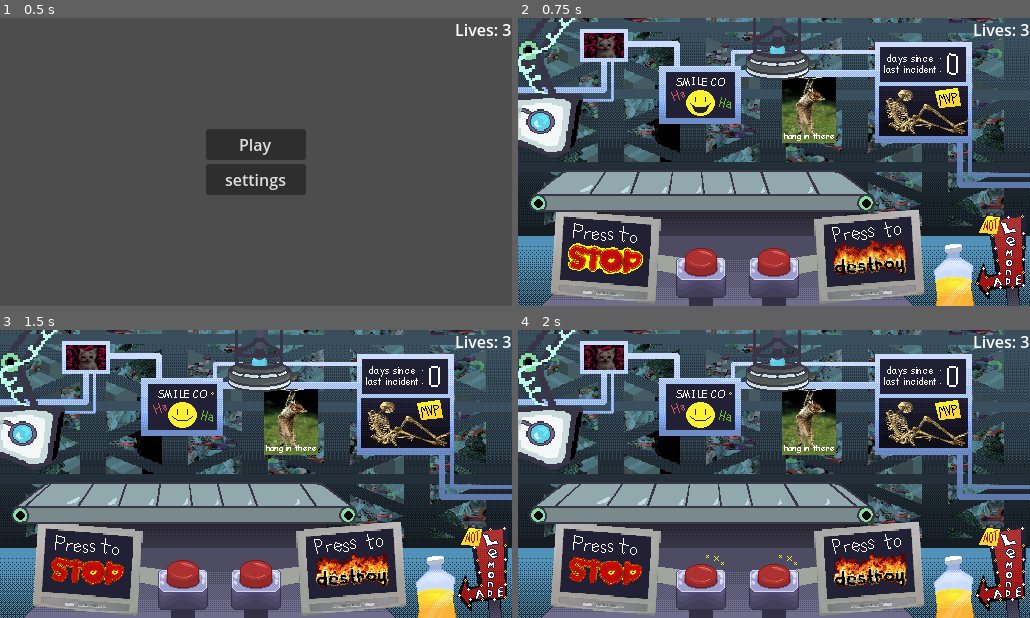
Above: before the commit, frames 1-4 (two rows, left to right).
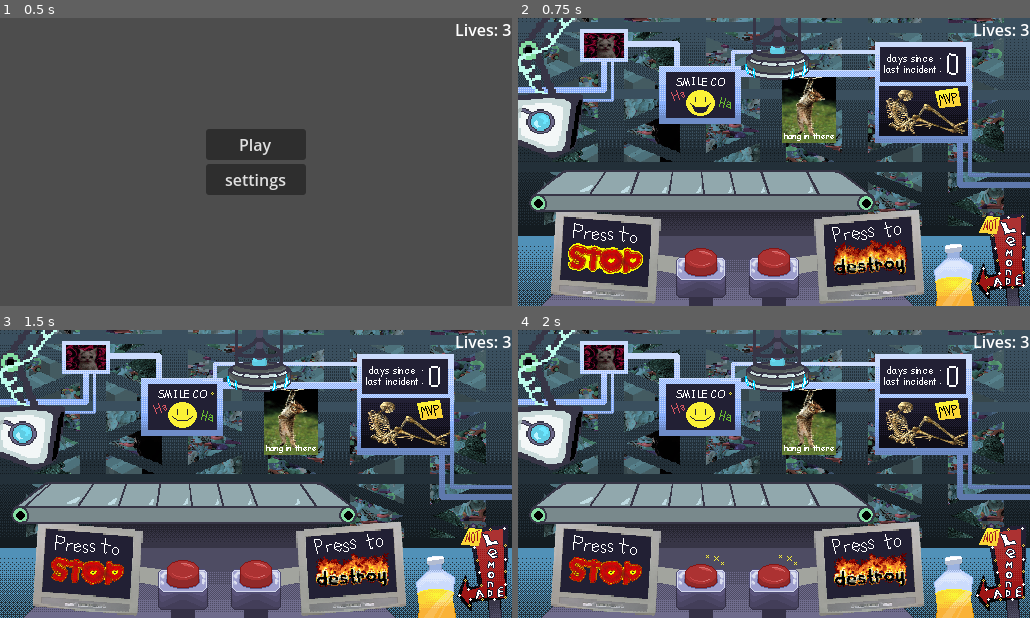
Above: after the commit, the same moments.

Repository: vincentcmartinez/holdit
Game: Godot game, scene res://src/game container/game_container.tscn
The game is run twice, just before and just after one commit, with the same random seed, the same clock (stepped at 60 frames per second) and the same inputs. The engine's default icon, where the game draws it, is replaced by a stand-in: a white triangle on a blue panel in a dark square.
Inputs (mouse positions are in pixels of both pictures, inside the frame that each line leads up to):
- Up to frame 1 (0.5 s): no input
- Up to frame 2 (0.75 s): click "Play" at 0.5 s
- Up to frame 3 (1.5 s): tap Enter (ui_accept) at 1.25 s; move the mouse to (368, 459) at 1.27 s; press the mouse at (368, 459) at 1.28 s
- Up to frame 4 (2 s): tap Enter (ui_accept) at 1.52 s; tap Space (space) at 1.55 s

Frame 1 is identical in both runs. In frame 2, less than 0.1% of the frame differs, in the area x 44-57%, y 15-22%; in frame 3, less than 0.1%; in frame 4, 0.8%, in the area x 7-67%, y 15-62%.

Commit message:
trash press collide animation

Diff:
--- /dev/null
+++ b/hold-it!/src/game container/destroy_button.gd
@@ -0,0 +1,26 @@
+extends Node2D
+
+@onready var sprite : AnimatedSprite2D
+@onready var paused : bool = false
+
+
+# Called when the node enters the scene tree for the first time.
+func _ready() -> void:
+	sprite = $AnimatedSprite2D
+	SignalBus.connect("destroy_finished", _on_destroy_finished)
+
+func _input(event):
+	if(event.is_action_pressed("space") && !get_tree().paused && !paused):
+		activate_destroy()
+	if(event.is_action_pressed("left_click") && !get_tree().paused && !paused):
+		var pos_diff = abs(get_viewport().get_mouse_position() - sprite.global_position)
+		if(pos_diff.x <= 32 and pos_diff.y <= 32):
+			activate_destroy()
+
+func _on_destroy_finished():
+	paused = false
+
+func activate_destroy():
+	sprite.play("pressed")
+	SignalBus.emit_signal("activate_destroy")
+	paused = true
--- a/hold-it!/src/game container/signalbus.gd
+++ b/hold-it!/src/game container/signalbus.gd
@@ -2,6 +2,8 @@
 
 signal fix_button_pressed(part:ToyPart)
 signal hold_it
+signal activate_destroy
+signal destroy_finished
 signal minigame_started
 signal minigame_finished
 signal life_lost
--- /dev/null
+++ b/hold-it!/src/game container/trash_press.gd
@@ -0,0 +1,11 @@
+extends Node2D
+
+
+# Called when the node enters the scene tree for the first time.
+func _ready() -> void:
+	pass # Replace with function body.
+
+
+# Called every frame. 'delta' is the elapsed time since the previous frame.
+func _process(delta: float) -> void:
+	pass
--- a/hold-it!/src/game container/trash_press.tscn
+++ b/hold-it!/src/game container/trash_press.tscn
@@ -61,13 +61,66 @@
 "duration": 1.0,
 "texture": SubResource("AtlasTexture_0ar4p")
 }],
-"loop": true,
+"loop": false,
 "name": &"default",
 "speed": 12.0
 }]
+
+[sub_resource type="RectangleShape2D" id="RectangleShape2D_4dqxv"]
+size = Vector2(61, 20)
+
+[sub_resource type="Animation" id="Animation_872cm"]
+resource_name = "destroy"
+length = 0.7
+tracks/0/type = "value"
+tracks/0/imported = false
+tracks/0/enabled = true
+tracks/0/path = NodePath("..:position")
+tracks/0/interp = 2
+tracks/0/loop_wrap = true
+tracks/0/keys = {
+"times": PackedFloat32Array(0, 0.433333, 0.666667),
+"transitions": PackedFloat32Array(1, 1, 1),
+"update": 0,
+"values": [Vector2(0, 0), Vector2(0, 105), Vector2(0, 0)]
+}
+
+[sub_resource type="Animation" id="Animation_y562o"]
+length = 0.001
+tracks/0/type = "value"
+tracks/0/imported = false
+tracks/0/enabled = true
+tracks/0/path = NodePath("..:position")
+tracks/0/interp = 1
+tracks/0/loop_wrap = true
+tracks/0/keys = {
+"times": PackedFloat32Array(0),
+"transitions": PackedFloat32Array(1),
+"update": 0,
+"values": [Vector2(0, 0)]
+}
+
+[sub_resource type="AnimationLibrary" id="AnimationLibrary_wk27i"]
+_data = {
+"RESET": SubResource("Animation_y562o"),
+"destroy": SubResource("Animation_872cm")
+}
 
 [node name="trash_press" type="Node2D"]
 
 [node name="AnimatedSprite2D" type="AnimatedSprite2D" parent="."]
 sprite_frames = SubResource("SpriteFrames_iw8xj")
-frame_progress = 0.92435
+frame = 1
+frame_progress = 0.296614
+
+[node name="AnimatableBody2D" type="AnimatableBody2D" parent="."]
+
+[node name="CollisionShape2D" type="CollisionShape2D" parent="AnimatableBody2D"]
+position = Vector2(0.5, -40)
+shape = SubResource("RectangleShape2D_4dqxv")
+
+[node name="AnimationPlayer" type="AnimationPlayer" parent="AnimatableBody2D"]
+root_node = NodePath("../CollisionShape2D")
+libraries = {
+"": SubResource("AnimationLibrary_wk27i")
+}
--- a/hold-it!/src/game container/world.tscn
+++ b/hold-it!/src/game container/world.tscn
@@ -13,6 +13,7 @@
 [ext_resource type="Texture2D" uid="uid://cwcdg2vknfne4" path="res://src/conveyor/Computer.png" id="7_rarj2"]
 [ext_resource type="PackedScene" uid="uid://dij0jdybkv3i" path="res://src/game container/trash_press.tscn" id="8_64byy"]
 [ext_resource type="PackedScene" uid="uid://dty7w8kfg4xdw" path="res://src/sprites/world/stopmonitor.tscn" id="11_3nqr1"]
+[ext_resource type="Script" path="res://src/game container/destroy_button.gd" id="12_n8huv"]
 [ext_resource type="PackedScene" uid="uid://778i4ebgyodb" path="res://src/sprites/world/destroymonitor.tscn" id="12_xhb1n"]
 
 [sub_resource type="RectangleShape2D" id="RectangleShape2D_lyqfa"]
@@ -71,6 +72,7 @@
 
 [node name="DestroyButton" parent="." instance=ExtResource("5_uiow5")]
 position = Vector2(208, -344)
+script = ExtResource("12_n8huv")
 
 [node name="finishline" type="Area2D" parent="."]
 position = Vector2(13, -1)
Not shown: 1 places in hold-it!/src/game container/trash_press.tscn that only renumber resources
Not shown: 1 places in hold-it!/src/game container/world.tscn that only renumber resources
